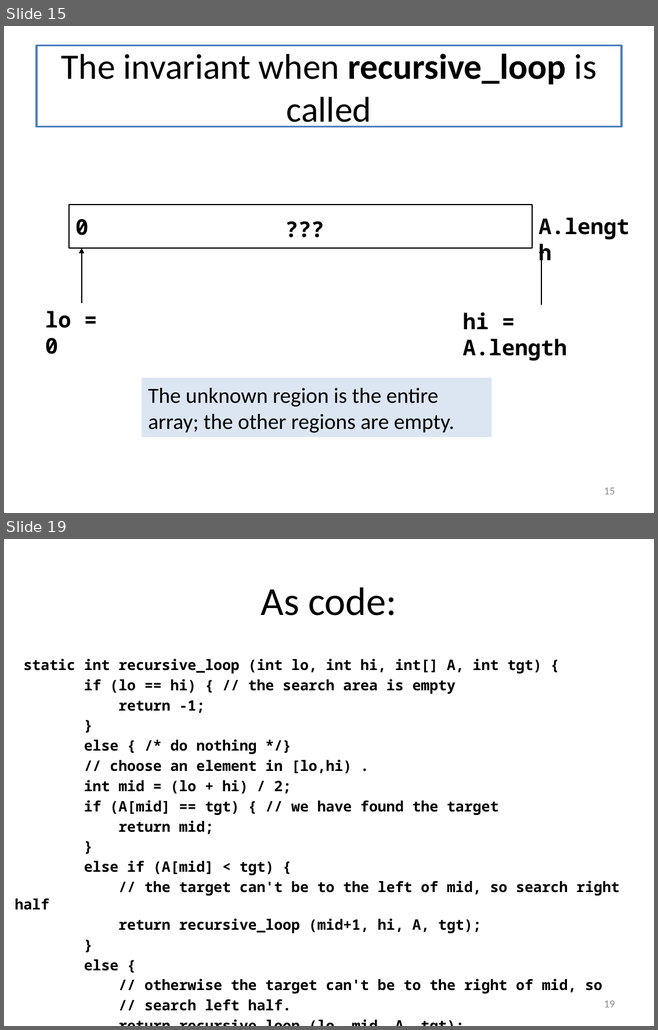
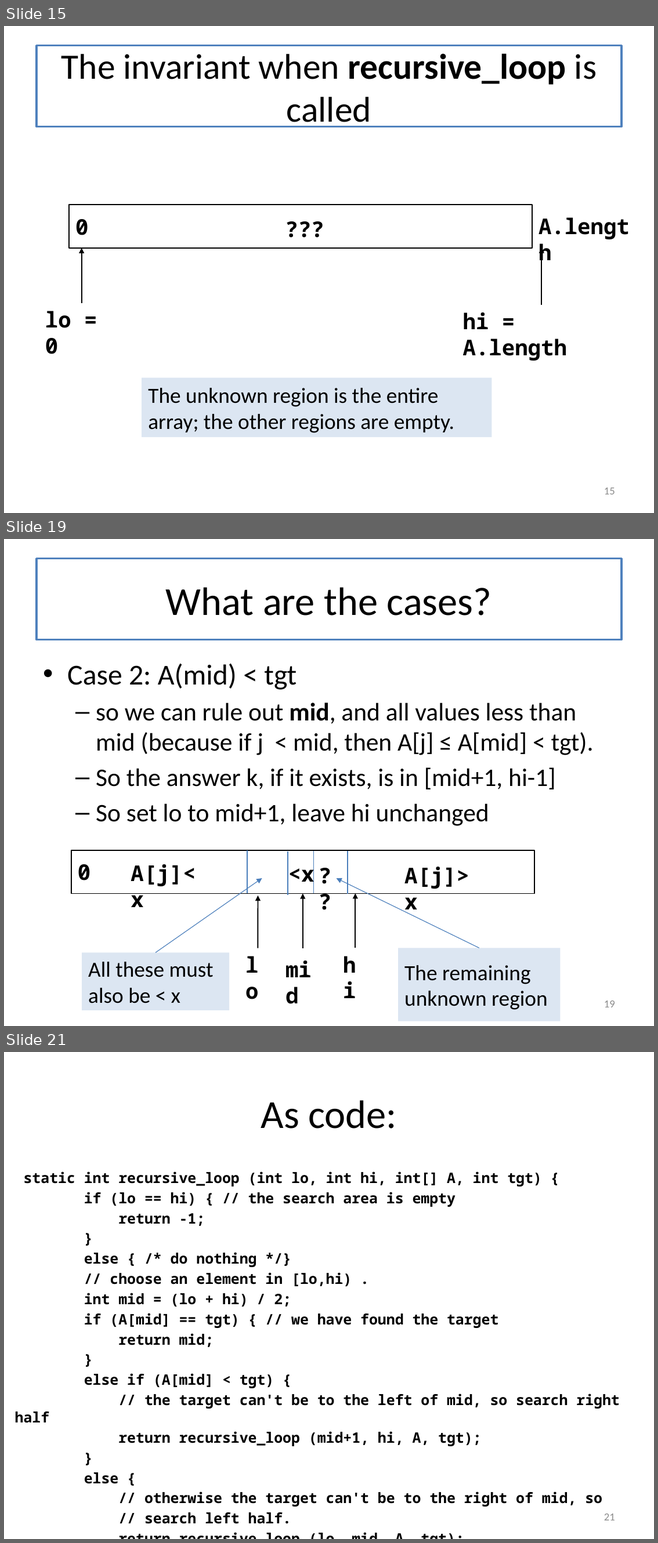
Before and after one commit to mwand/cs5010f17, a slide deck: Slides/Lesson 8.2 Binary Search.pptx. Shown one above the other, each under a label of ours: slides 15 and 19 before the commit, slides 15, 19 and 21 after it; the slides between them are not shown. The pictures are 658x1030 and 658x1543 pixels, drawn with LibreOffice and Linux fonts; fonts in the diff are those of the drawing. Boxes give left, top, right and bottom in pixels: in the first picture for what was removed or moved away, otherwise in the second. Text is boxed around its words. In the diff, an @@ line names an element or a change of style, - is before the commit and + after.

```diff
--- a/Slides/Lesson 8.2 Binary Search.pptx
+++ b/Slides/Lesson 8.2 Binary Search.pptx
@@ slide 19 added at <box>4,539,654,1026</box>, background #FFFFFF @@
@@ title added at <box>36,559,621,640</box>, fill #FFFFFF, outline #4F81BD 2.25 pt, 44 pt, text #000000 @@
+What are the cases?
@@ text added at <box>67,663,593,826</box>, 28 pt, text #000000 @@
+• Case 2: A(mid) < tgt
+  – so we can rule out mid, and all values less than mid (because if j < mid, then A[j] ≤ A[mid] < tgt).
+  – So the answer k, if it exists, is in [mid+1, hi-1]
+  – So set lo to mid+1, leave hi unchanged
@@ group added at <box>71,850,560,1022</box>: 8 texts, 5 arrows, 4 lines, 3 rectangles @@
+0
+lo
+hi
+A[j]<x
+<x
+A[j]>x
+mid
+All these must also be < x
+??
+The remaining unknown region
@@ page number added at <box>604,1001,615,1008</box>, 12 pt, text #8C8C8C @@
+19
@@ what was slide 19 is now slide 21 @@
@@ page number at <box>604,1514,615,1521</box>: text changed @@
-19
+21
```
Also in this commit, not shown: 6 slides changed, 4 other slides added, 1 slide removed, 1 other file.
